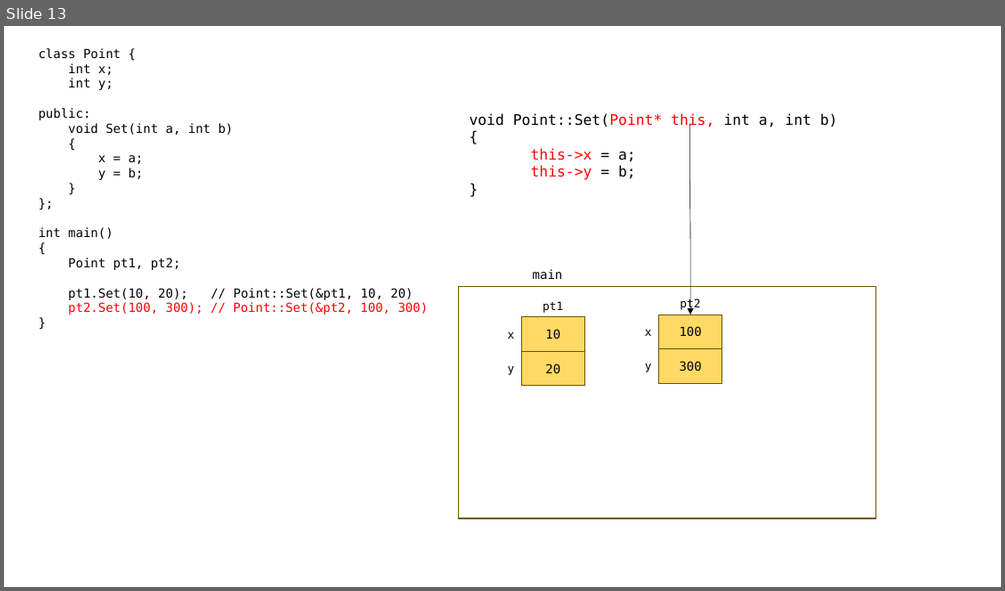
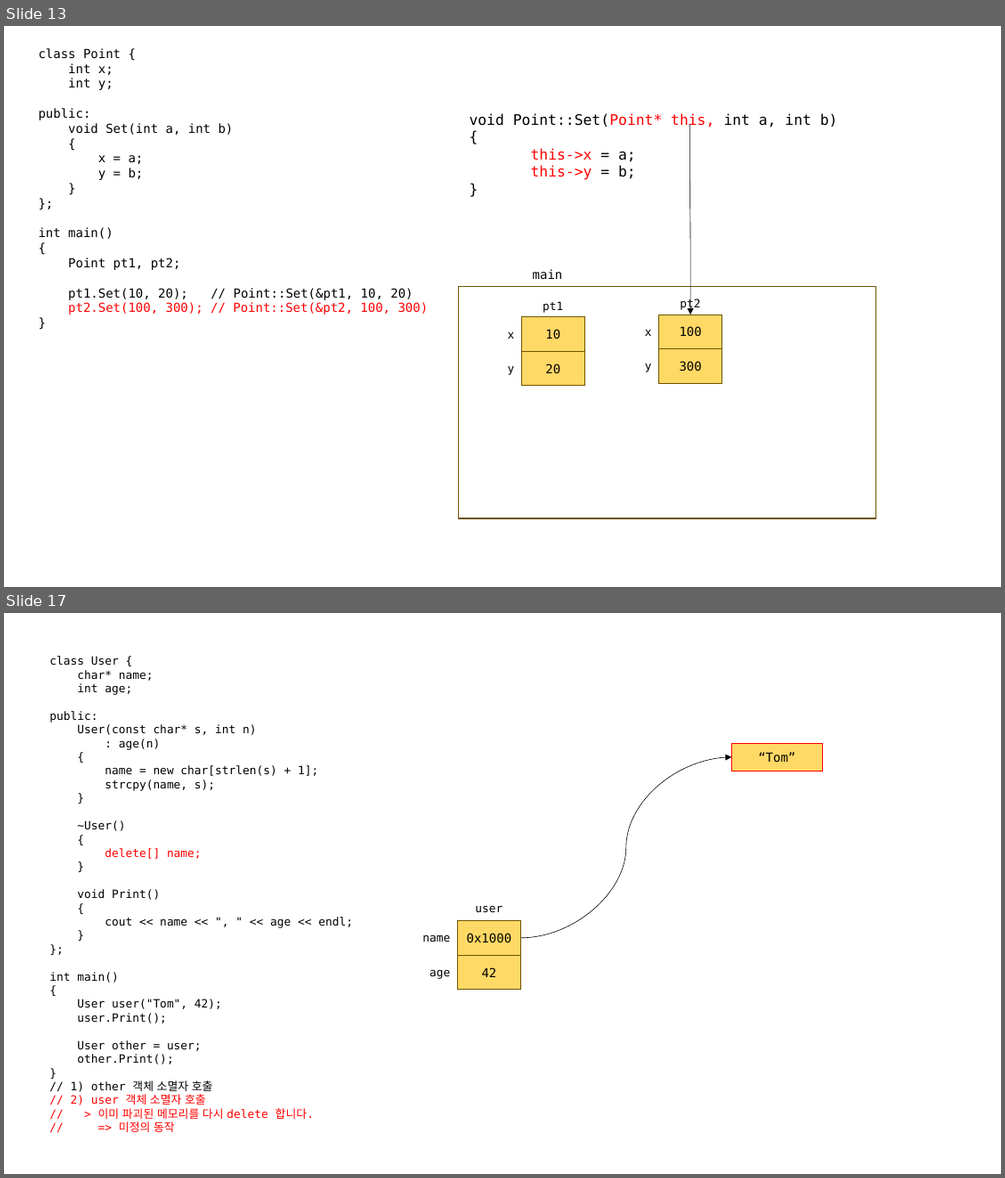
Before and after one commit to loopinf/hyundai_230612, a slide deck: 230612.pptx. Shown one above the other, each under a label of ours: slide 13 before the commit, slides 13 and 17 after it; the slides between them are not shown. The pictures are 1005x591 and 1005x1178 pixels, drawn with LibreOffice and Linux fonts; fonts in the diff are those of the drawing. Boxes give left, top, right and bottom in pixels: in the first picture for what was removed or moved away, otherwise in the second. Text is boxed around its words. In the diff, an @@ line names an element or a change of style, - is before the commit and + after.

```diff
--- a/230612.pptx
+++ b/230612.pptx
@@ slide 17 added at <box>4,613,1001,1174</box>, background #FFFFFF @@
@@ text added at <box>49,656,353,1132</box>, 11 pt, text #000000 @@
+class User {
+char* name;
+int age;
+public:
+User(const char* s, int n)
+: age(n)
+{
+name = new char[strlen(s) + 1];
+strcpy(name, s);
+}
+~User()
+{
+delete[] name;
+}
+void Print()
+{
+cout << name << ", " << age << endl;
+}
+};
+int main()
+{
+User user("Tom", 42);
+user.Print();
+User other = user;
+other.Print();
+}
+// 1) other 객체 소멸자 호출
+// 2) user 객체 소멸자 호출
+// > 이미 파괴된 메모리를 다시 delete 합니다.
+// => 미정의 동작
@@ rectangle added at <box>732,743,822,771</box>, fill #FFD966, outline #FF0000 1 pt, 12 pt, text #000000 @@
+“Tom”
@@ curved arrow added from (521, 938) to (732, 757), #000000 0.5 pt @@
@@ text added at <box>475,906,502,913</box>, 11 pt, text #000000 @@
+user
@@ rectangle added at <box>458,920,521,955</box>, fill #FFD966, outline #705400 1 pt, 12 pt, text #000000 @@
+0x1000
@@ text added at <box>422,935,450,941</box>, 11 pt, text #000000 @@
+name
@@ rectangle added at <box>458,955,521,989</box>, fill #FFD966, outline #705400 1 pt, 12 pt, text #000000 @@
+42
@@ text added at <box>429,970,450,979</box>, 11 pt, text #000000 @@
+age
```
Also in this commit, not shown: 4 other slides added, 2 other files.
